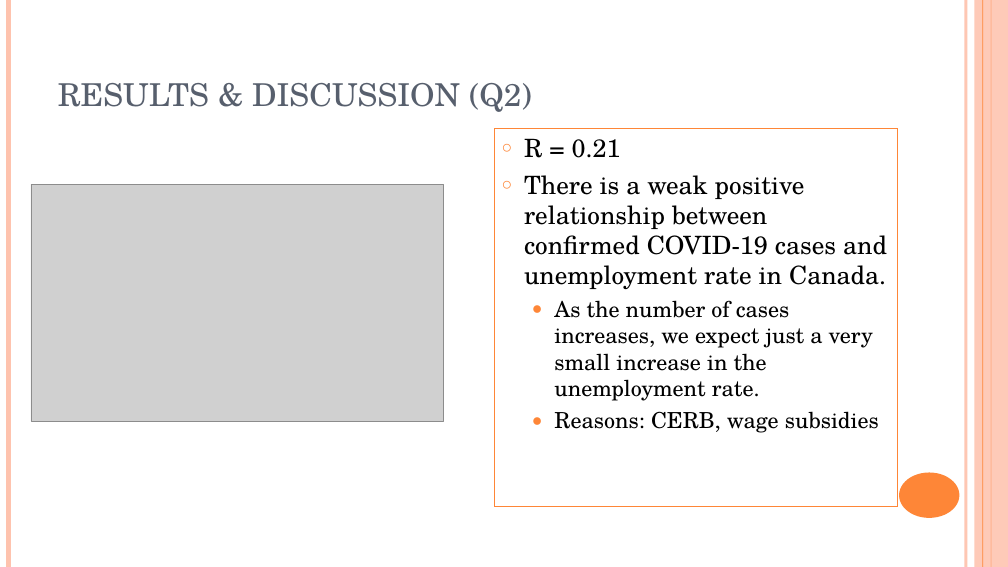
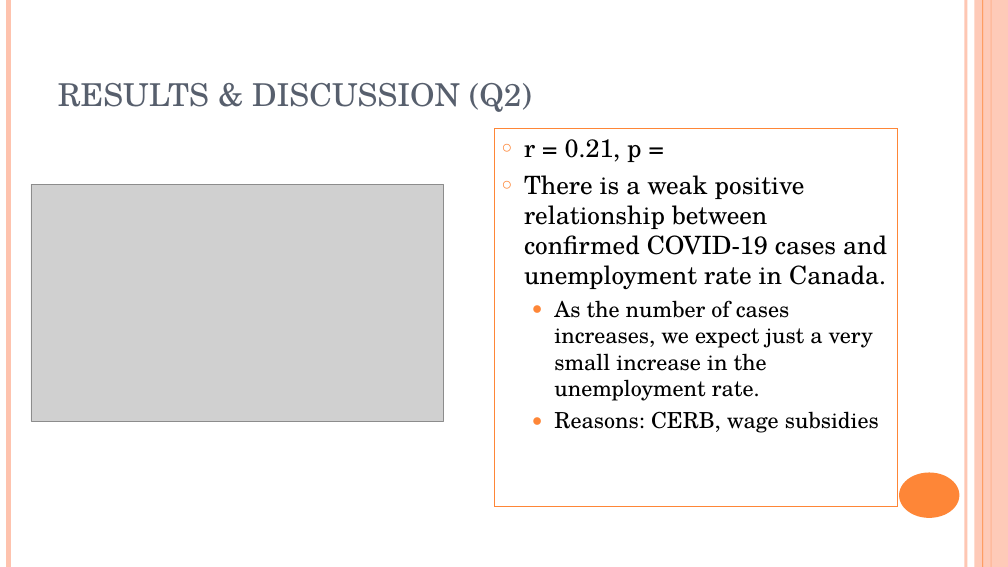
Before and after one commit to BunmiOlakanmi/Project, a slide deck: slide 10 of COVID-19 - analysis.ppt. Drawn at 1008x567 pixels with LibreOffice and Linux fonts; fonts in the diff are those of the drawing; grey boxes stand for pictures. Boxes give left, top, right and bottom in pixels: in the first picture for what was removed or moved away, otherwise in the second. Text is boxed around its words. In the diff, an @@ line names an element or a change of style, - is before the commit and + after.

```diff
--- a/COVID-19 - analysis.ppt
+++ b/COVID-19 - analysis.ppt
@@ text in rectangle at <box>524,139,641,162</box>: text changed @@
-○ R = 0.21
+○ r = 0.21, p =
```
Also in this commit, not shown: 3 other slides changed.
